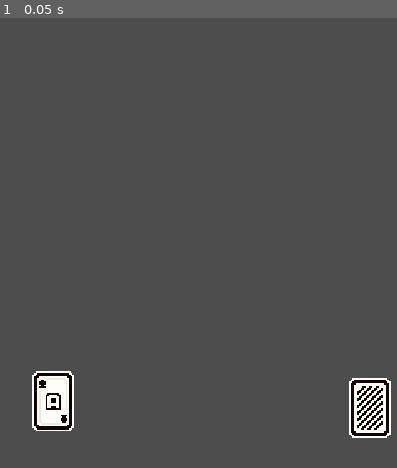
Above: before the commit, frame 1.
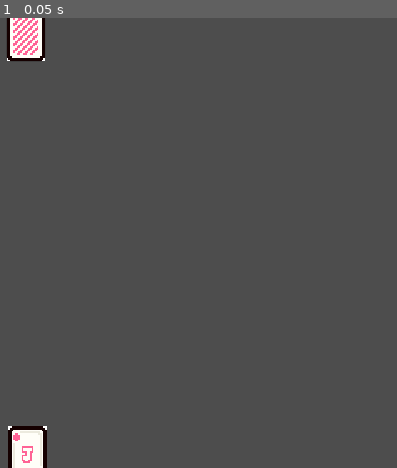
Above: after the commit, the same moment.

Repository: GBL-Games/Pinnuckle
Game: Godot game, scene res://Scenes/Match.tscn
Two runs of this game, one before a commit and one after it. Both use one fixed random seed, a clock stepped at 60 frames per second and the inputs below. Before the commit the project starts from res://Scenes/battle_scene.tscn.
Inputs:
- Up to frame 1 (0.05 s): no input

The runs differ from the first frame. In frame 1, 4.6% of the frame differs, in the area x 1-99%, y 0-100%.

Commit message:
adds temp card textures & gets shuffle & dealing to work.

Diff:
--- a/Assets/cards.json
+++ /dev/null
@@ -1,184 +0,0 @@
-[
-	{
-		"id": "9C",
-		"suit": "Clubs",
-		"rank": "9",
-		"value": 0,
-		"sprite_index": 8
-	},
-	{
-		"id": "10C",
-		"suit": "Clubs",
-		"rank": "10",
-		"value": 10,
-		"sprite_index": 9
-	},
-	{
-		"id": "JC",
-		"suit": "Clubs",
-		"rank": "Jack",
-		"value": 2,
-		"sprite_index": 10
-	},
-	{
-		"id": "QC",
-		"suit": "Clubs",
-		"rank": "Queen",
-		"value": 3,
-		"sprite_index": 11
-	},
-	{
-		"id": "KC",
-		"suit": "Clubs",
-		"rank": "King",
-		"value": 4,
-		"sprite_index": 12
-	},
-	{
-		"id": "AC",
-		"suit": "Clubs",
-		"rank": "Ace",
-		"value": 11,
-		"sprite_index": 0
-	},
-	{
-		"id": "9D",
-		"suit": "Diamonds",
-		"rank": "9",
-		"value": 0,
-		"sprite_index": 23
-	},
-	{
-		"id": "10D",
-		"suit": "Diamonds",
-		"rank": "10",
-		"value": 10,
-		"sprite_index": 24
-	},
-	{
-		"id": "JD",
-		"suit": "Diamonds",
-		"rank": "Jack",
-		"value": 2,
-		"sprite_index": 25
-	},
-	{
-		"id": "QD",
-		"suit": "Diamonds",
-		"rank": "Queen",
-		"value": 3,
-		"sprite_index": 26
-	},
-	{
-		"id": "KD",
-		"suit": "Diamonds",
-		"rank": "King",
-		"value": 4,
-		"sprite_index": 27
-	},
-	{
-		"id": "AD",
-		"suit": "Diamonds",
-		"rank": "Ace",
-		"value": 11,
-		"sprite_index": 15
-	},
-	{
-		"id": "9H",
-		"suit": "Hearts",
-		"rank": "9",
-		"value": 0,
-		"sprite_index": 53
-	},
-	{
-		"id": "10H",
-		"suit": "Hearts",
-		"rank": "10",
-		"value": 10,
-		"sprite_index": 54
-	},
-	{
-		"id": "JH",
-		"suit": "Hearts",
-		"rank": "Jack",
-		"value": 2,
-		"sprite_index": 55
-	},
-	{
-		"id": "QH",
-		"suit": "Hearts",
-		"rank": "Queen",
-		"value": 3,
-		"sprite_index": 56
-	},
-	{
-		"id": "KH",
-		"suit": "Hearts",
-		"rank": "King",
-		"value": 4,
-		"sprite_index": 57
-	},
-	{
-		"id": "AH",
-		"suit": "Hearts",
-		"rank": "Ace",
-		"value": 11,
-		"sprite_index": 45
-	},
-	{
-		"id": "9S",
-		"suit": "Spades",
-		"rank": "9",
-		"value": 0,
-		"sprite_index": 38
-	},
-	{
-		"id": "10S",
-		"suit": "Spades",
-		"rank": "10",
-		"value": 10,
-		"sprite_index": 39
-	},
-	{
-		"id": "JS",
-		"suit": "Spades",
-		"rank": "Jack",
-		"value": 2,
-		"sprite_index": 40
-	},
-	{
-		"id": "QS",
-		"suit": "Spades",
-		"rank": "Queen",
-		"value": 3,
-		"sprite_index": 41
-	},
-	{
-		"id": "KS",
-		"suit": "Spades",
-		"rank": "King",
-		"value": 4,
-		"sprite_index": 42
-	},
-	{
-		"id": "AS",
-		"suit": "Spades",
-		"rank": "Ace",
-		"value": 11,
-		"sprite_index": 30
-	},
-	{
-		"id": "Joker1",
-		"suit": "Joker",
-		"rank": "Joker",
-		"value": 10,
-		"sprite_index": 58
-	},
-	{
-		"id": "Joker2",
-		"suit": "Joker",
-		"rank": "Joker",
-		"value": 10,
-		"sprite_index": 43
-	}
-]
--- /dev/null
+++ b/Assets/json/cards.json
@@ -0,0 +1,352 @@
+[
+	{
+		"id": "AC",
+		"suit": "Clubs",
+		"rank": "Ace",
+		"value": 11,
+		"cardTexture": "res://Assets/Textures/Cards/Clubs/AC.png"
+	},
+	{
+		"id": "KC",
+		"suit": "Clubs",
+		"rank": "King",
+		"value": 4,
+		"cardTexture": "res://Assets/Textures/Cards/Clubs/KC.png"
+	},
+	{
+		"id": "QC",
+		"suit": "Clubs",
+		"rank": "Queen",
+		"value": 3,
+		"cardTexture": "res://Assets/Textures/Cards/Clubs/QC.png"
+	},
+	{
+		"id": "JC",
+		"suit": "Clubs",
+		"rank": "Jack",
+		"value": 2,
+		"cardTexture": "res://Assets/Textures/Cards/Clubs/JC.png"
+	},
+	{
+		"id": "10C",
+		"suit": "Clubs",
+		"rank": "10",
+		"value": 10,
+		"cardTexture": "res://Assets/Textures/Cards/Clubs/10C.png"
+	},
+	{
+		"id": "9C",
+		"suit": "Clubs",
+		"rank": "9",
+		"value": 0,
+		"cardTexture": "res://Assets/Textures/Cards/Clubs/9C.png"
+	},
+	{
+		"id": "AD",
+		"suit": "Diamonds",
+		"rank": "Ace",
+		"value": 11,
+		"cardTexture": "res://Assets/Textures/Cards/Diamonds/AD.png"
+	},
+	{
+		"id": "KD",
+		"suit": "Diamonds",
+		"rank": "King",
+		"value": 4,
+		"cardTexture": "res://Assets/Textures/Cards/Diamonds/KD.png"
+	},
+	{
+		"id": "QD",
+		"suit": "Diamonds",
+		"rank": "Queen",
+		"value": 3,
+		"cardTexture": "res://Assets/Textures/Cards/Diamonds/QD.png"
+	},
+	{
+		"id": "JD",
+		"suit": "Diamonds",
+		"rank": "Jack",
+		"value": 2,
+		"cardTexture": "res://Assets/Textures/Cards/Diamonds/JD.png"
+	},
+	{
+		"id": "10D",
+		"suit": "Diamonds",
+		"rank": "10",
+		"value": 10,
+		"cardTexture": "res://Assets/Textures/Cards/Diamonds/10D.png"
+	},
+	{
+		"id": "9D",
+		"suit": "Diamonds",
+		"rank": "9",
+		"value": 0,
+		"cardTexture": "res://Assets/Textures/Cards/Diamonds/9D.png"
+	},
+	{
+		"id": "AH",
+		"suit": "Hearts",
+		"rank": "Ace",
+		"value": 11,
+		"cardTexture": "res://Assets/Textures/Cards/Hearts/AH.png"
+	},
+	{
+		"id": "KH",
+		"suit": "Hearts",
+		"rank": "King",
+		"value": 4,
+		"cardTexture": "res://Assets/Textures/Cards/Hearts/KH.png"
+	},
+	{
+		"id": "QH",
+		"suit": "Hearts",
+		"rank": "Queen",
+		"value": 3,
+		"cardTexture": "res://Assets/Textures/Cards/Hearts/QH.png"
+	},
+	{
+		"id": "JH",
+		"suit": "Hearts",
+		"rank": "Jack",
+		"value": 2,
+		"cardTexture": "res://Assets/Textures/Cards/Hearts/JH.png"
+	},
+	{
+		"id": "10H",
+		"suit": "Hearts",
+		"rank": "10",
+		"value": 10,
+		"cardTexture": "res://Assets/Textures/Cards/Hearts/10H.png"
+	},
+	{
+		"id": "9H",
+		"suit": "Hearts",
+		"rank": "9",
+		"value": 0,
+		"cardTexture": "res://Assets/Textures/Cards/Hearts/9H.png"
+	},
+	{
+		"id": "AS",
+		"suit": "Spades",
+		"rank": "Ace",
+		"value": 11,
+		"cardTexture": "res://Assets/Textures/Cards/Spades/AS.png"
+	},
+	{
+		"id": "KS",
+		"suit": "Spades",
+		"rank": "King",
+		"value": 4,
+		"cardTexture": "res://Assets/Textures/Cards/Spades/KS.png"
+	},
+	{
+		"id": "QS",
+		"suit": "Spades",
+		"rank": "Queen",
+		"value": 3,
+		"cardTexture": "res://Assets/Textures/Cards/Spades/QS.png"
+	},
+	{
+		"id": "JS",
+		"suit": "Spades",
+		"rank": "Jack",
+		"value": 2,
+		"cardTexture": "res://Assets/Textures/Cards/Spades/JS.png"
+	},
+	{
+		"id": "10S",
+		"suit": "Spades",
+		"rank": "10",
+		"value": 10,
+		"cardTexture": "res://Assets/Textures/Cards/Spades/10S.png"
+	},
+	{
+		"id": "9S",
+		"suit": "Spades",
+		"rank": "9",
+		"value": 0,
+		"cardTexture": "res://Assets/Textures/Cards/Spades/9S.png"
+	},
+	{
+		"id": "AC2",
+		"suit": "Clubs",
+		"rank": "Ace",
+		"value": 11,
+		"cardTexture": "res://Assets/Textures/Cards/Clubs/AC.png"
+	},
+	{
+		"id": "KC2",
+		"suit": "Clubs",
+		"rank": "King",
+		"value": 4,
+		"cardTexture": "res://Assets/Textures/Cards/Clubs/KC.png"
+	},
+	{
+		"id": "QC2",
+		"suit": "Clubs",
+		"rank": "Queen",
+		"value": 3,
+		"cardTexture": "res://Assets/Textures/Cards/Clubs/QC.png"
+	},
+	{
+		"id": "JC2",
+		"suit": "Clubs",
+		"rank": "Jack",
+		"value": 2,
+		"cardTexture": "res://Assets/Textures/Cards/Clubs/JC.png"
+	},
+	{
+		"id": "10C2",
+		"suit": "Clubs",
+		"rank": "10",
+		"value": 10,
+		"cardTexture": "res://Assets/Textures/Cards/Clubs/10C.png"
+	},
+	{
+		"id": "9C2",
+		"suit": "Clubs",
+		"rank": "9",
+		"value": 0,
+		"cardTexture": "res://Assets/Textures/Cards/Clubs/9C.png"
+	},
+	{
+		"id": "AD2",
+		"suit": "Diamonds",
+		"rank": "Ace",
+		"value": 11,
+		"cardTexture": "res://Assets/Textures/Cards/Diamonds/AD.png"
+	},
+	{
+		"id": "KD2",
+		"suit": "Diamonds",
+		"rank": "King",
+		"value": 4,
+		"cardTexture": "res://Assets/Textures/Cards/Diamonds/KD.png"
+	},
+	{
+		"id": "QD2",
+		"suit": "Diamonds",
+		"rank": "Queen",
+		"value": 3,
+		"cardTexture": "res://Assets/Textures/Cards/Diamonds/QD.png"
+	},
+	{
+		"id": "JD2",
+		"suit": "Diamonds",
+		"rank": "Jack",
+		"value": 2,
+		"cardTexture": "res://Assets/Textures/Cards/Diamonds/JD.png"
+	},
+	{
+		"id": "10D2",
+		"suit": "Diamonds",
+		"rank": "10",
+		"value": 10,
+		"cardTexture": "res://Assets/Textures/Cards/Diamonds/10D.png"
+	},
+	{
+		"id": "9D2",
+		"suit": "Diamonds",
+		"rank": "9",
+		"value": 0,
+		"cardTexture": "res://Assets/Textures/Cards/Diamonds/9D.png"
+	},
+	{
+		"id": "AH2",
+		"suit": "Hearts",
+		"rank": "Ace",
+		"value": 11,
+		"cardTexture": "res://Assets/Textures/Cards/Hearts/AH.png"
+	},
+	{
+		"id": "KH2",
+		"suit": "Hearts",
+		"rank": "King",
+		"value": 4,
+		"cardTexture": "res://Assets/Textures/Cards/Hearts/KH.png"
+	},
+	{
+		"id": "QH2",
+		"suit": "Hearts",
+		"rank": "Queen",
+		"value": 3,
+		"cardTexture": "res://Assets/Textures/Cards/Hearts/QH.png"
+	},
+	{
+		"id": "JH2",
+		"suit": "Hearts",
+		"rank": "Jack",
+		"value": 2,
+		"cardTexture": "res://Assets/Textures/Cards/Hearts/JH.png"
+	},
+	{
+		"id": "10H2",
+		"suit": "Hearts",
+		"rank": "10",
+		"value": 10,
+		"cardTexture": "res://Assets/Textures/Cards/Hearts/10H.png"
+	},
+	{
+		"id": "9H2",
+		"suit": "Hearts",
+		"rank": "9",
+		"value": 0,
+		"cardTexture": "res://Assets/Textures/Cards/Hearts/9H.png"
+	},
+	{
+		"id": "AS2",
+		"suit": "Spades",
+		"rank": "Ace",
+		"value": 11,
+		"cardTexture": "res://Assets/Textures/Cards/Spades/AS.png"
+	},
+	{
+		"id": "KS2",
+		"suit": "Spades",
+		"rank": "King",
+		"value": 4,
+		"cardTexture": "res://Assets/Textures/Cards/Spades/KS.png"
+	},
+	{
+		"id": "QS2",
+		"suit": "Spades",
+		"rank": "Queen",
+		"value": 3,
+		"cardTexture": "res://Assets/Textures/Cards/Spades/QS.png"
+	},
+	{
+		"id": "JS2",
+		"suit": "Spades",
+		"rank": "Jack",
+		"value": 2,
+		"cardTexture": "res://Assets/Textures/Cards/Spades/JS.png"
+	},
+	{
+		"id": "10S2",
+		"suit": "Spades",
+		"rank": "10",
+		"value": 10,
+		"cardTexture": "res://Assets/Textures/Cards/Spades/10S.png"
+	},
+	{
+		"id": "9S2",
+		"suit": "Spades",
+		"rank": "9",
+		"value": 0,
+		"cardTexture": "res://Assets/Textures/Cards/Spades/9S.png"
+	},
+	{
+		"id": "Joker",
+		"suit": "Joker",
+		"rank": "Joker",
+		"value": 10,
+		"cardTexture": "res://Assets/Textures/Cards/Jokers/Joker4.png"
+	},
+	{
+		"id": "Joker2",
+		"suit": "Joker",
+		"rank": "Joker",
+		"value": 10,
+		"cardTexture": "res://Assets/Textures/Cards/Jokers/Joker4.png"
+	}
+]
--- /dev/null
+++ b/Assets/json/melds.json
@@ -0,0 +1,80 @@
+[
+  {
+    "id": "pinochle",
+    "name": "Pinochle",
+    "combination": "Q♠ J♦",
+    "value": 40
+  },
+  {
+    "id": "doublePinochle",
+    "name": "Double Pinochle",
+    "combination": "2x Q♠ J♦",
+    "value": 300
+  },
+  {
+    "id": "marriage",
+    "name": "Marriage",
+    "combination": "K Q",
+    "value": 20
+  },
+  {
+    "id": "doubleMarriage",
+    "name": "Double Marriage",
+    "combination": "2x K Q",
+    "value": 40
+  },
+  {
+    "id": "dix",
+    "name": "Dix",
+    "combination": "9",
+    "value": 10
+  },
+  {
+    "id": "doubleDix",
+    "name": "Double Dix",
+    "combination": "2x 9",
+    "value": 100
+  },
+  {
+    "id": "fourAces",
+    "name": "Four Aces",
+    "combination": "A♠ A♦ A♥ A♣",
+    "value": 100
+  },
+  {
+    "id": "fourKings",
+    "name": "Four Kings",
+    "combination": "K♠ K♦ K♥ K♣",
+    "value": 80
+  },
+  {
+    "id": "fourQueens",
+    "name": "Four Queens",
+    "combination": "Q♠ Q♦ Q♥ Q♣",
+    "value": 60
+  },
+  {
+    "id": "fourJacks",
+    "name": "Four Jacks",
+    "combination": "J♠ J♦ J♥ J♣",
+    "value": 40
+  },
+  {
+    "id": "fourTen",
+    "name": "Four Tens",
+    "combination": "10♠ 10♦ 10♥ 10♣",
+    "value": 40
+  },
+  {
+    "id": "sequence",
+    "name": "Sequence",
+    "combination": "A 10 K Q J",
+    "value": 150
+  },
+  {
+    "id": "flush",
+    "name": "Flush",
+    "combination": "A K Q J 10 in same suit",
+    "value": 150
+  }
+]
--- a/Objects/Card.gd
+++ /dev/null
@@ -1,17 +0,0 @@
-extends Node2D
-
-@export var card_suit: String
-@export var card_rank: String
-@export var card_id: String
-@export var sprite_id: int = 0
-
-
-# Called when the node enters the scene tree for the first time.
-func _ready():
-	$CardSprite.frame = sprite_id
-	pass # Replace with function body.
-
-
-# Called every frame. 'delta' is the elapsed time since the previous frame.
-func _process(delta):
-	pass
--- a/Objects/Card.tscn
+++ b/Objects/Card.tscn
@@ -1,13 +1,17 @@
-[gd_scene load_steps=3 format=3 uid="uid://ckt8u405getih"]
+[gd_scene load_steps=2 format=3 uid="uid://ckt8u405getih"]
 
-[ext_resource type="Script" path="res://Objects/Card.gd" id="1_2ukrc"]
-[ext_resource type="Texture2D" uid="uid://dwaj13af7ef6d" path="res://Assets/pixelCards/CuteCardsPixel_outline.png" id="2_mnomj"]
+[ext_resource type="Script" path="res://Scripts/Card.gd" id="1_183im"]
 
-[node name="Card" type="Node2D"]
-script = ExtResource("1_2ukrc")
-
-[node name="CardSprite" type="Sprite2D" parent="."]
-texture_filter = 1
-texture = ExtResource("2_mnomj")
-hframes = 15
-vframes = 4
+[node name="Card" type="TextureRect"]
+anchors_preset = 8
+anchor_left = 0.5
+anchor_top = 0.5
+anchor_right = 0.5
+anchor_bottom = 0.5
+offset_left = -240.0
+offset_top = -135.0
+offset_right = -240.0
+offset_bottom = -135.0
+grow_horizontal = 2
+grow_vertical = 2
+script = ExtResource("1_183im")
--- a/Objects/Hand.tscn
+++ b/Objects/Hand.tscn
@@ -1,7 +1,17 @@
 [gd_scene load_steps=2 format=3 uid="uid://bbv4m4bmhwulu"]
 
-[ext_resource type="PackedScene" uid="uid://ckt8u405getih" path="res://Objects/Card.tscn" id="1_b630k"]
+[ext_resource type="Script" path="res://Scripts/Hand.gd" id="1_ovowu"]
 
-[node name="Hand" type="Node2D"]
-
-[node name="Card" parent="." instance=ExtResource("1_b630k")]
+[node name="Hand" type="PanelContainer"]
+anchors_preset = 7
+anchor_left = 0.5
+anchor_top = 1.0
+anchor_right = 0.5
+anchor_bottom = 1.0
+offset_top = -0.0200195
+grow_horizontal = 2
+grow_vertical = 0
+size_flags_horizontal = 4
+size_flags_vertical = 8
+size_flags_stretch_ratio = 0.42
+script = ExtResource("1_ovowu")
--- /dev/null
+++ b/Scenes/Match.tscn
@@ -0,0 +1,36 @@
+[gd_scene load_steps=6 format=3 uid="uid://rm0fl3gojt85"]
+
+[ext_resource type="Script" path="res://Scripts/MatchManager.gd" id="1_slssc"]
+[ext_resource type="PackedScene" uid="uid://bbv4m4bmhwulu" path="res://Objects/Hand.tscn" id="2_0dwul"]
+[ext_resource type="Script" path="res://Scripts/Deck.gd" id="3_xhwpw"]
+[ext_resource type="JSON" path="res://Assets/json/cards.json" id="4_tcbdg"]
+[ext_resource type="PackedScene" uid="uid://ckt8u405getih" path="res://Objects/Card.tscn" id="5_pgm4y"]
+
+[node name="Battle Scene" type="Node2D"]
+script = ExtResource("1_slssc")
+
+[node name="Hands" type="CanvasLayer" parent="."]
+
+[node name="PlayerHand" parent="Hands" instance=ExtResource("2_0dwul")]
+offset_left = 1.0
+offset_top = 9.0
+offset_right = 1.0
+offset_bottom = 9.0
+handOwner = "player"
+
+[node name="OpponentHand" parent="Hands" instance=ExtResource("2_0dwul")]
+anchors_preset = 5
+anchor_top = 0.0
+anchor_bottom = 0.0
+offset_top = -8.0
+offset_bottom = -8.0
+grow_vertical = 1
+handOwner = "opponent"
+
+[node name="Deck" type="Node2D" parent="."]
+position = Vector2(444, 232)
+script = ExtResource("3_xhwpw")
+cardData = ExtResource("4_tcbdg")
+metadata/_edit_group_ = true
+
+[node name="Card" parent="Deck" instance=ExtResource("5_pgm4y")]
--- a/Scenes/battle_scene.tscn
+++ /dev/null
@@ -1,20 +0,0 @@
-[gd_scene load_steps=5 format=3 uid="uid://rm0fl3gojt85"]
-
-[ext_resource type="PackedScene" uid="uid://bbv4m4bmhwulu" path="res://Objects/Hand.tscn" id="1_sd05e"]
-[ext_resource type="PackedScene" uid="uid://ckt8u405getih" path="res://Objects/Card.tscn" id="2_co6uo"]
-[ext_resource type="Script" path="res://Scenes/Deck.gd" id="2_jayhg"]
-[ext_resource type="JSON" path="res://Assets/cards.json" id="3_cab5y"]
-
-[node name="Battle Scene" type="Node2D"]
-
-[node name="Hand" parent="." instance=ExtResource("1_sd05e")]
-position = Vector2(257, 230)
-
-[node name="Deck" type="Node2D" parent="."]
-position = Vector2(447, 234)
-script = ExtResource("2_jayhg")
-cardData = ExtResource("3_cab5y")
-metadata/_edit_group_ = true
-
-[node name="Card" parent="Deck" instance=ExtResource("2_co6uo")]
-sprite_id = 44
--- /dev/null
+++ b/Scripts/Card.gd
@@ -0,0 +1,22 @@
+class_name Card
+extends TextureRect
+
+var cardSuit: String
+var cardRank: String
+var cardValue: int
+var cardId: String
+var cardTexture: String
+
+
+# Called when the node enters the scene tree for the first time.
+func _ready():
+	texture = load(cardTexture)
+	print(cardSuit, cardRank, position, rotation)
+	pass # Replace with function body.
+
+func _gui_input(event):
+
+	if event is InputEventMouseButton and event.button_index == MOUSE_BUTTON_LEFT and event.pressed:
+		print("Left mouse button was pressed!")
+	if event.is_action_released("LeftClick"):
+		print(cardRank + ' of ' + cardSuit)
--- a/Scenes/Deck.gd
+++ b/Scripts/Deck.gd
@@ -3,31 +3,40 @@
 @export var cardData: JSON
 
 var localDeck: Array
-var player1Hand: JSON
-var Player2Hand: JSON
 
 # Called when the node enters the scene tree for the first time.
 func _ready():
-	localDeck = shuffleCards(cardData)
+	SignalBus.connect("shuffleCards", shuffleCards)
+	SignalBus.connect("dealCards", dealCards)
 	pass
 
 # Shuffles the deck for use in the local copy of the deck
-func shuffleCards(cards: JSON) -> Array:
-	var shuffledCards := []
+func shuffleCards() -> void:
+	var shuffledCards = []
 
-	for card in cards.get_data():
+	for card in cardData.get_data():
 		shuffledCards.append(card)
 		pass
 
-	for i in range(cards.get_data().size()):
+	for i in range(cardData.get_data().size()):
 		var j = floori(randf() * (i+1))
 		var tempCard = shuffledCards[i]
 		shuffledCards[i] = shuffledCards[j];
 		shuffledCards[j] = tempCard
 		pass
-	return shuffledCards;
 
-func dealCards():
+	localDeck = shuffledCards
+	pass
+
+func dealCards(amount:int, cardsOwner:String) -> void:
+	var cards = []
+	for i in range(amount):
+		cards.append(localDeck[i])
+		pass
+
+	localDeck = localDeck.slice(amount - 1, localDeck.size())
+
+	SignalBus.emit_signal("giveCards", cardsOwner, cards)
 	pass
 
 # Called every frame. 'delta' is the elapsed time since the previous frame.
--- /dev/null
+++ b/Scripts/Hand.gd
@@ -0,0 +1,54 @@
+extends PanelContainer
+
+@export var handOwner: String
+
+var currentHand: Array
+
+const cardSize = Vector2(23, 34)
+
+@onready var card = preload("res://Objects/Card.tscn")
+@onready var centerCardOval = Vector2(size.x, size.y) * Vector2(0.5, 1.25)
+@onready var horizontalRadius = size.x * 0.45
+@onready var verticalRadius = size.y * 0.4
+
+var angle = deg_to_rad(90) - 0.5
+var ovalAngleVector = Vector2()
+
+
+# Called when the node enters the scene tree for the first time.
+func _ready():
+	SignalBus.connect("giveCards", addToHand)
+	pass
+
+func addToHand(cardsOwner:String, cards:Array):
+	if cardsOwner == handOwner:
+		currentHand.append_array(cards)
+		_updateHand()
+	pass
+
+func _updateHand():
+	for i in range(currentHand.size()):
+		var cardInstance = card.instantiate();
+		if handOwner == "player":
+			cardInstance.cardTexture = currentHand[i].cardTexture
+			cardInstance.cardRank = currentHand[i].rank
+			cardInstance.cardSuit = currentHand[i].suit
+			cardInstance.cardValue = currentHand[i].value
+		else:
+			cardInstance.cardTexture = "res://Assets/Textures/Backs/CardBack4.png"
+
+		ovalAngleVector = Vector2(horizontalRadius * cos(angle), - verticalRadius * sin(angle))
+		cardInstance.position = centerCardOval + ovalAngleVector - cardInstance.size/2
+		cardInstance.scale *= cardSize/cardInstance.size
+		cardInstance.rotation = (90 - rad_to_deg(angle))/12
+
+		angle += 0.25
+
+		add_child(cardInstance)
+		pass
+	pass
+
+
+# Called every frame. 'delta' is the elapsed time since the previous frame.
+# func _process(delta):
+# 	pass
--- /dev/null
+++ b/Scripts/MatchManager.gd
@@ -0,0 +1,17 @@
+extends Node2D
+
+
+# Called when the node enters the scene tree for the first time.
+func _ready():
+	# Shuffle Cards
+	SignalBus.emit_signal("shuffleCards")
+
+	# Deal Cards
+	SignalBus.emit_signal("dealCards", 12, "player")
+	SignalBus.emit_signal("dealCards", 12, "opponent")
+	pass
+
+
+# Called every frame. 'delta' is the elapsed time since the previous frame.
+# func _process(delta):
+# pass
--- /dev/null
+++ b/Scripts/SignalBus.gd
@@ -0,0 +1,12 @@
+extends Node2D
+
+#Deck Signals
+signal dealCards(amount:int, owner:String)
+signal giveCards(owner:String, cards:Array)
+signal shuffleCards
+
+#Player Signals
+signal playerAction(action:String)
+signal playerHpChange(amount:int)
+signal playerMpChange(amount:int)
+signal playerXpChange(amount:int)
--- a/project.godot
+++ b/project.godot
@@ -11,9 +11,14 @@
 [application]
 
 config/name="Pinnuckle"
-run/main_scene="res://Scenes/battle_scene.tscn"
+run/main_scene="res://Scenes/Match.tscn"
 config/features=PackedStringArray("4.2", "Forward Plus")
 config/icon="res://icon.svg"
+
+[autoload]
+
+SignalBus="*res://Scripts/SignalBus.gd"
+MatchManager="*res://Scripts/MatchManager.gd"
 
 [display]
 
@@ -23,3 +28,15 @@
 window/size/window_width_override=1920
 window/size/window_height_override=1080
 window/stretch/mode="canvas_items"
+
+[input]
+
+LeftClick={
+"deadzone": 0.5,
+"events": [Object(InputEventMouseButton,"resource_local_to_scene":false,"resource_name":"","device":-1,"window_id":0,"alt_pressed":false,"shift_pressed":false,"ctrl_pressed":false,"meta_pressed":false,"button_mask":0,"position":Vector2(0, 0),"global_position":Vector2(0, 0),"factor":1.0,"button_index":1,"canceled":false,"pressed":false,"double_click":false,"script":null)
+]
+}
+
+[rendering]
+
+textures/canvas_textures/default_texture_filter=0
Binary file added: Assets/Textures/Backs/CardBack3.png
Not shown, added: Assets/Textures/Backs/CardBack3.png.import
Binary file added: Assets/Textures/Backs/CardBack4.png
Not shown, added: Assets/Textures/Backs/CardBack4.png.import
Binary file removed: Assets/Textures/Backs/back1.jpeg
Binary file added: Assets/Textures/Cards/Clubs/10C.png
Not shown, added: Assets/Textures/Cards/Clubs/10C.png.import
Not shown, added: Assets/Textures/Cards/Clubs/4S.png.import
Not shown, added: Assets/Textures/Cards/Clubs/5S.png.import
Binary file added: Assets/Textures/Cards/Clubs/9C.png
Not shown, added: Assets/Textures/Cards/Clubs/9C.png.import
Binary file added: Assets/Textures/Cards/Clubs/AC.png
(and 52 more such lines)
